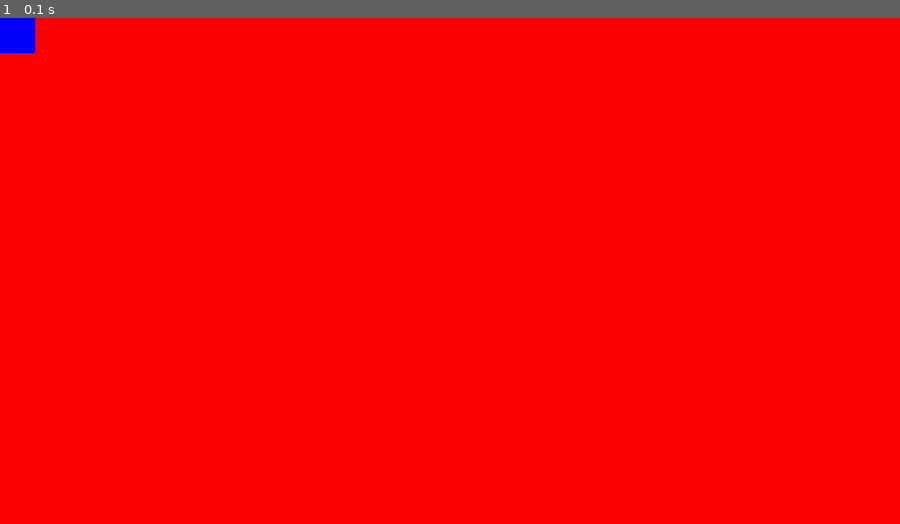
Above: before the commit, frame 1.
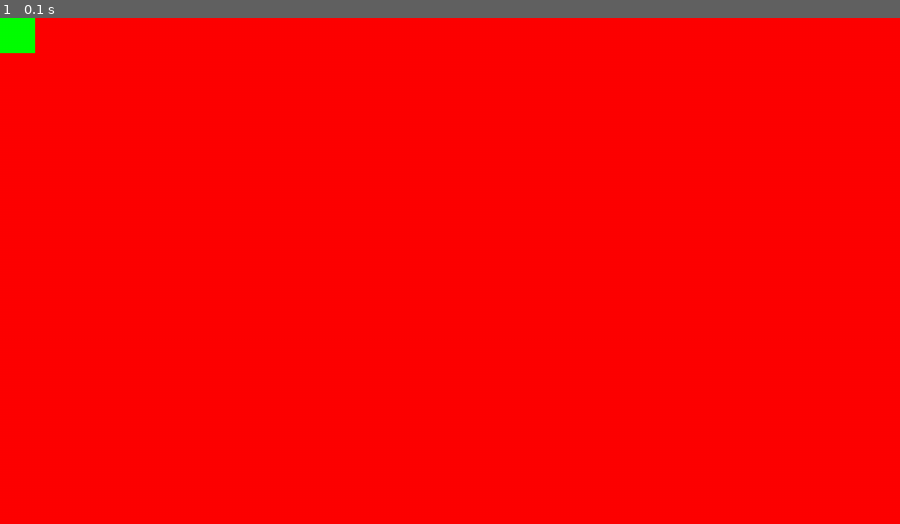
Above: after the commit, the same moment.

Repository: NemoDacremont/bulletHell
Game: pygame game, started from src/main.py
The game is run twice, just before and just after one commit, with the same random seed, the same clock (stepped at 60 frames per second) and the same inputs.
Inputs:
- Up to frame 1 (0.1 s): no input

The runs differ from the first frame. In frame 1, 0.3% of the frame differs, in the area x 0-4%, y 0-8%.

Commit message:
Déplacements PersonnageJouable et correction updates
Écriture de la méthode deplacements pour la classe PersonnageJouable

Correction des fonctions update: maintenant prend events une liste d'event, il y avait une inversion: ne mettait à jour que quand il y avait des events, pas ouf

Diff:
--- a/src/entites/entite.py
+++ b/src/entites/entite.py
@@ -21,7 +21,7 @@
 		self.fenetre = fenetre
 
 
-	def update(self, event: Event):
+	def update(self, events: list[Event]):
 		pass
 
 	def draw(self):
--- a/src/entites/personnage.py
+++ b/src/entites/personnage.py
@@ -1,5 +1,6 @@
 
 import pygame
+from pygame.event import Event
 from entites.entite import Entite
 from fenetre import Fenetre
 from vues.vue import Vue
@@ -9,8 +10,8 @@
 	V_EPS = 5 # on considère la vitesse nulle si <5
 
 	def __init__(self, fenetre: Fenetre, vue: Vue, largeur: float, hauteur: float,
-							x: float, y: float, groupe: int, acceleration = 10, vitesseMax = 100,
-							coefRalentissement = 0.9) -> None:
+							x: float, y: float, groupe: int, vitesse: float = 100,
+							coefRalentissementFocus = 0.9) -> None:
 		super().__init__(fenetre, vue, largeur, hauteur, x, y)
 
 		self.groupe = groupe
@@ -18,31 +19,20 @@
 		# Vitesse et accélération
 		self.vx, self.vy = 0, 0
 
-		self.acceleration = acceleration
-		self.vitesseMax = vitesseMax
+		self.vitesse= vitesse
 
-		self.coefRalentissement = coefRalentissement
+		self.coefRalentissementFocus = coefRalentissementFocus
 
 
-	def update(self, event):
-		# Calculs Vitesse
-		self.vx *= self.coefRalentissement
-		self.vy *= self.coefRalentissement
+	def update(self, events: list[Event]):
+		fps = self.fenetre.fps
+		# Calculs position
+		dx = self.vx / fps
+		dy = self.vy / fps
 
-		if self.vx < Personnage.V_EPS:
-			self.vx = 0
-		if self.vy < Personnage.V_EPS:
-			self.vy = 0
-
-		if self.vx < self.vitesseMax:
-			self.vx = self.vitesseMax
-		if self.vy < self.vitesseMax:
-			self.vy = self.vitesseMax
-
-
-		# Calculs position
-		self.x += self.vx
-		self.y += self.vy
+		self.x += dx
+		self.y += dy
 
 	def draw(self):
+		self.rect = pygame.Rect(self.x, self.y, self.largeur, self.hauteur)
 		self.fenetre.getFenetre().fill(Personnage.COLOR, self.rect)
--- a/src/entites/personnageJouable.py
+++ b/src/entites/personnageJouable.py
@@ -12,19 +12,85 @@
 	DEPLACEMENT_BAS = ["s", "S"]
 	DEPLACEMENT_GAUCHE = ["q", "Q"]
 	DEPLACEMENT_DROITE = ["d", "D"]
+	FOCUS = ["o", "O"]
 
 	def __init__(self, nom: str, fenetre: Fenetre, vue: Vue, largeur: float, hauteur: float,
-							x: float, y: float, groupe: int, acceleration=10, vitesseMax=100,
-							coefRalentissement=0.9) -> None:
-		super().__init__(fenetre, vue, largeur, hauteur, x, y, groupe, acceleration, vitesseMax, coefRalentissement)
+							x: float, y: float, groupe: int, vitesse: float =100, coefRalentissementFocus=0.3) -> None:
+		super().__init__(fenetre, vue, largeur, hauteur, x, y, groupe, vitesse, coefRalentissementFocus)
 
 		self.nom = nom
 
+		self.toucheFocus = 0
+
+		self.touchesHaut = 0
+		self.touchesBas = 0
+		self.touchesGauche = 0
+		self.touchesDroite = 0
+
+
+
 
 	def deplacements(self, event: Event):
+		## On met à jour les compteurs de touches pour les déplacements
+		# si on appuie sur une touche
 		if event.type == pygame.KEYDOWN:
-			pass
+			touche = event.__dict__["unicode"]
 
-	def update(self, event: Event):
+			if touche in PersonnageJouable.DEPLACEMENT_HAUT:
+				self.touchesHaut += 1
+			if touche in PersonnageJouable.DEPLACEMENT_BAS:
+				self.touchesBas += 1
+			if touche in PersonnageJouable.DEPLACEMENT_GAUCHE:
+				self.touchesGauche += 1
+			if touche in PersonnageJouable.DEPLACEMENT_DROITE:
+				self.touchesDroite += 1
 
-		super().update(event)
+			if touche in PersonnageJouable.FOCUS:
+				self.toucheFocus += 1
+
+
+
+		# si on relache la touche
+		if event.type == pygame.KEYUP:
+			touche = event.__dict__["unicode"]
+			if touche in PersonnageJouable.DEPLACEMENT_HAUT:
+				self.touchesHaut -= 1
+			if touche in PersonnageJouable.DEPLACEMENT_BAS:
+				self.touchesBas -= 1
+			if touche in PersonnageJouable.DEPLACEMENT_GAUCHE:
+				self.touchesGauche -= 1
+			if touche in PersonnageJouable.DEPLACEMENT_DROITE:
+				self.touchesDroite -= 1
+
+			if touche in PersonnageJouable.FOCUS:
+				self.toucheFocus -= 1
+
+
+		# on peut alors mettre à jour les vitesses
+		coefRalentissement = 1
+		if self.toucheFocus > 0:
+			coefRalentissement = self.coefRalentissementFocus
+
+		vitesse = self.vitesse * coefRalentissement
+
+		if self.touchesHaut > 0:
+			self.vy = -vitesse
+		elif self.touchesBas > 0:
+			self.vy = vitesse
+		else:
+			self.vy = 0
+
+		if self.touchesGauche > 0:
+			self.vx = -vitesse
+		elif self.touchesDroite > 0:
+			self.vx = vitesse
+		else:
+			self.vx = 0
+
+	def update(self, events: list[Event]):
+		# agis sur la vitesse
+		for event in events:
+			self.deplacements(event)
+
+		# met à jour les déplacements etc
+		super().update(events)
--- a/src/fenetre.py
+++ b/src/fenetre.py
@@ -18,6 +18,12 @@
 	def getFenetre(self):
 		return self.fenetre
 
+	def getHauteur(self):
+		return self.hauteur
+
+	def getLargeur(self):
+		return self.largeur
+
 	def draw(self):
 		if not self.fondDecran:
 			self.fenetre.fill(Fenetre.DEFAULT_BACKGROUND_COLOR)
--- a/src/jeu.py
+++ b/src/jeu.py
@@ -50,14 +50,16 @@
 			# Racourci de notation
 			vue = self.vues[self.vueCourrante]
 
-			for event in pygame.event.get():
-				# Si on demande de fermer le jeu, on quitte
+			events = pygame.event.get()
+
+			# Si on demande de fermer le jeu, on quitte
+			for event in events:
 				if event.type == pygame.QUIT:
 					self.stopGame()
 
-				# met à jour la vue
-				vue.update(event)
-				vue.draw()
+			# met à jour la vue
+			vue.update(events)
+			vue.draw()
 
-				# on met à jour le visuel
-				pygame.display.flip()
+			# on met à jour le visuel
+			pygame.display.flip()
--- a/src/vues/vue.py
+++ b/src/vues/vue.py
@@ -1,3 +1,6 @@
+
+from pygame.event import Event
+
 
 class Vue:
 	ETAT_PAUSE = 1
@@ -14,9 +17,9 @@
 		self.entitesAAfficher = []
 
 
-	def update(self, event):
+	def update(self, events: list[Event]):
 		for entite in self.entites:
-			entite.update(event)
+			entite.update(events)
 
 	def draw(self):
 		self.fenetre.draw()
--- a/src/vues/vueBoss.py
+++ b/src/vues/vueBoss.py
@@ -1,11 +1,27 @@
 
 from entites.entite import Entite
+from entites.personnageJouable import PersonnageJouable
 from vues.vue import Vue
 
 class VueBoss(Vue):
 	def __init__(self, jeu, etat: int, pausePossible: bool) -> None:
 		super().__init__(jeu, etat, pausePossible)
 
-		entite = Entite(self.fenetre, self, 50, 50, 0, 0)
-		self.entites = [entite]
-		self.entitesAAfficher = [entite]
+		joueurX = 0
+		joueurY = 0
+		joueurLargeur = 50
+		joueurHauteur = 50
+
+		# de façon à ce que la vitesse soit suffisante pour parcourir en 10 sec le plus petit
+		# entre la largeur et la longueur
+		vitesse = min(self.fenetre.getLargeur() / 10, self.fenetre.getHauteur() / 10)
+
+		# Un gros coef
+		coefRalentissementFocus = 0.2
+
+		joueur = PersonnageJouable("moi", self.fenetre, self, joueurLargeur,
+														joueurHauteur, joueurX, joueurY, -2, vitesse,
+														coefRalentissementFocus)
+
+		self.entites = [joueur]
+		self.entitesAAfficher = [joueur]
